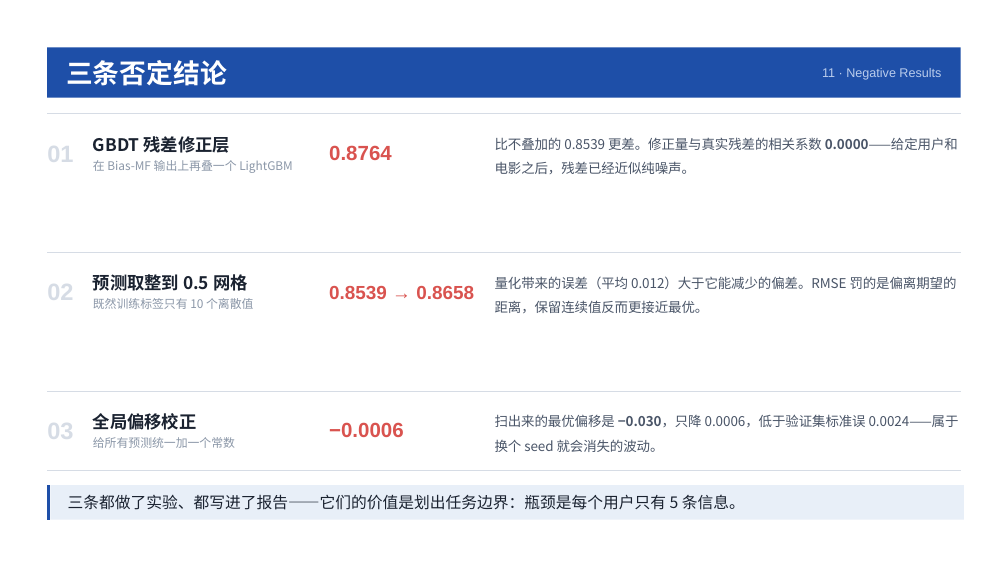
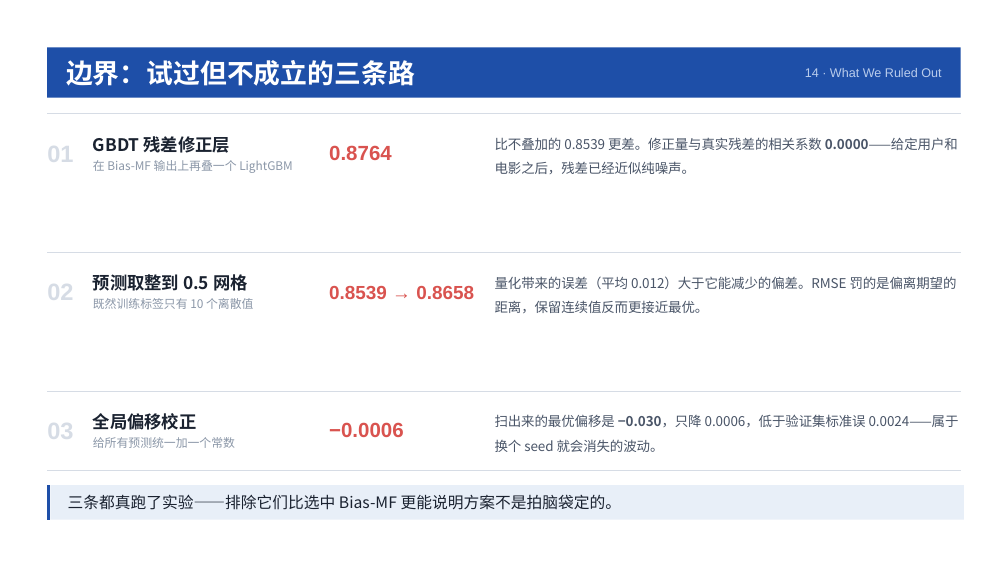
Before and after one commit to happytt-maker/movie, a slide deck: slide 14 of rating_prediction/docs/答辩PPT.pptx (slide 11 before the commit). Drawn at 1008x567 pixels with LibreOffice and Linux fonts; fonts in the diff are those of the drawing. Boxes give left, top, right and bottom in pixels: in the first picture for what was removed or moved away, otherwise in the second. Text is boxed around its words. In the diff, an @@ line names an element or a change of style, - is before the commit and + after.

```diff
--- a/rating_prediction/docs/答辩PPT.pptx
+++ b/rating_prediction/docs/答辩PPT.pptx
@@ text removed at (66, 60, 227, 86) @@
-三条否定结论
@@ text added at (66, 60, 415, 86), 25.5 pt, text #FFFFFF, bold @@
+边界：试过但不成立的三条路
@@ text added at (805, 68, 941, 77), 12 pt, text #B9CCEC @@
+14 · What We Ruled Out
@@ text removed at (822, 68, 941, 80) @@
-11 · Negative Results
@@ text at (68, 494, 621, 510): text changed @@
-三条都做了实验、都写进了报告——它们的价值是划出任务边界：瓶颈是每个用户只有 5 条信息。
+三条都真跑了实验——排除它们比选中 Bias-MF 更能说明方案不是拍脑袋定的。
```
Also in this commit, not shown: 7 other slides changed, 6 slides added, 3 slides removed, 5 other files.
